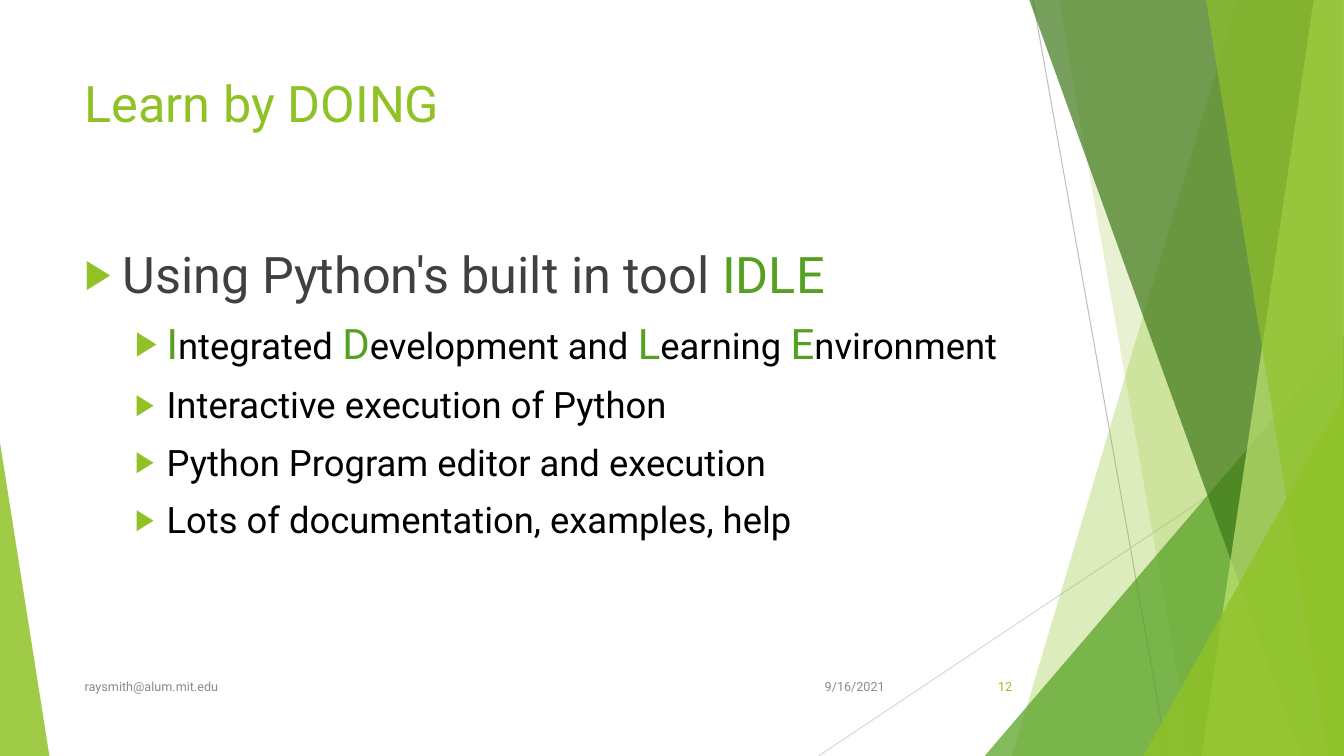
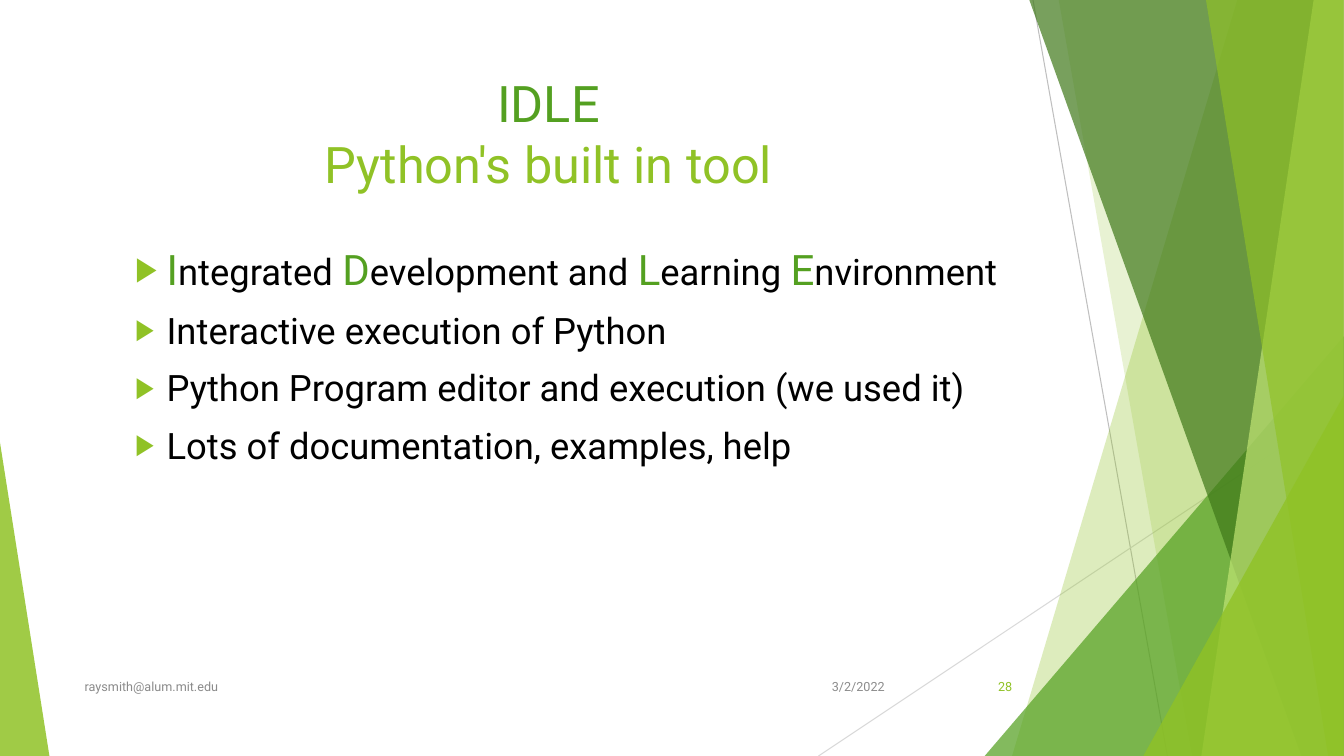
Before and after one commit to raysmith619/Introduction-To-Programming, a slide deck: slide 28 of presentation/Class_1_Introduction/Class_1_Introduction.pptx (slide 12 before the commit). Drawn at 1344x756 pixels with LibreOffice and Linux fonts; fonts in the diff are those of the drawing. Boxes give left, top, right and bottom in pixels: in the first picture for what was removed or moved away, otherwise in the second. Text is boxed around its words. In the diff, an @@ line names an element or a change of style, - is before the commit and + after.

Commit message:
Update with samples
Samples are there to for the students to run, view, change, run, view in hopes that they will experience programming quickly.

```diff
--- a/presentation/Class_1_Introduction/Class_1_Introduction.pptx
+++ b/presentation/Class_1_Introduction/Class_1_Introduction.pptx
@@ title at [325, 86, 772, 194]: text changed @@
-Learn by DOING
+IDLE
+Python's built in tool
@@ text at [123, 255, 824, 304]: paragraph removed @@
-▶ Using Python's built in tool IDLE
@@ text at [167, 372, 964, 409]: text changed @@
-  ▶ Python Program editor and execution
+  ▶ Python Program editor and execution (we used it)
@@ text at [832, 682, 885, 692]: text changed @@
-9/16/2021
+3/2/2022
@@ page number at [998, 682, 1012, 691]: text changed @@
-12
+28
```
Also in this commit, not shown: 25 other slides changed, 14 slides added, 12 slides removed, 48 other files.
